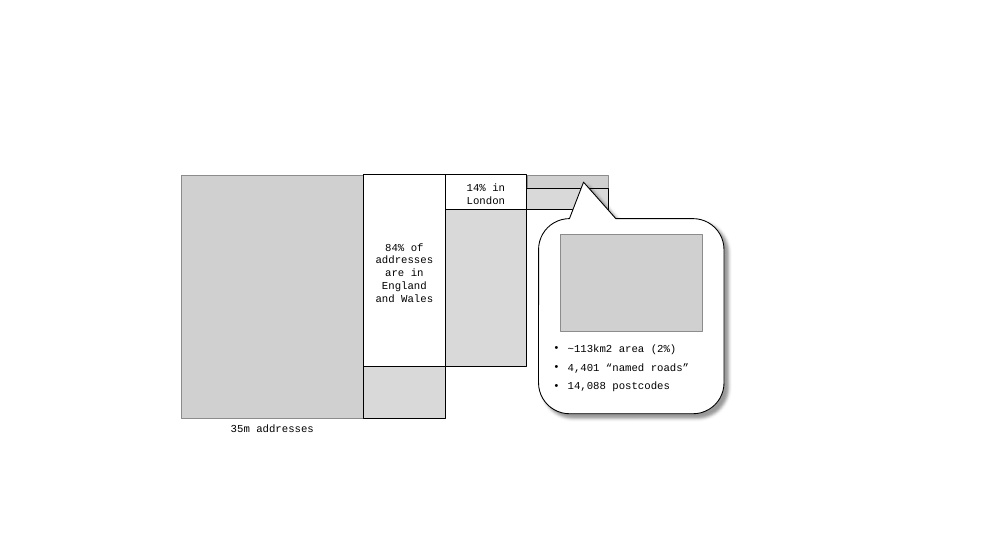
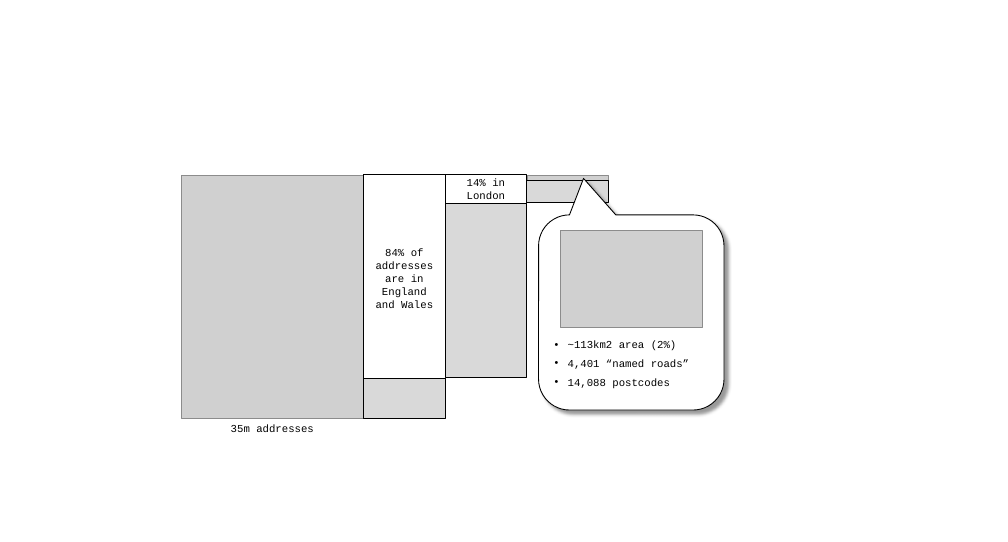
Before and after one commit to Digital-Contraptions-Imaginarium/OLAF-ICWE2016-paper, a slide deck: slide 1 of images_src/misc_powerpoint.pptx. Drawn at 1008x542 pixels with LibreOffice and Linux fonts; fonts in the diff are those of the drawing; grey boxes stand for pictures. Boxes give left, top, right and bottom in pixels: in the first picture for what was removed or moved away, otherwise in the second. Text is boxed around its words. In the diff, an @@ line names an element or a change of style, - is before the commit and + after.

```diff
--- a/images_src/misc_powerpoint.pptx
+++ b/images_src/misc_powerpoint.pptx
@@ rectangle "84% of addresses are in ...": place and size @@
-rectangle "84% of addresses are in ..." at (364, 175, 445, 367)
+rectangle "84% of addresses are in ..." at (364, 175, 445, 378)
@@ rectangle "14% in London": place and size @@
-rectangle "14% in London" at (445, 175, 527, 209)
+rectangle "14% in London" at (445, 175, 527, 203)
@@ picture: place and size @@
-picture at (527, 175, 608, 188)
+picture at (527, 175, 608, 181)
@@ rectangle: place and size @@
-rectangle at (445, 210, 527, 367)
+rectangle at (445, 204, 527, 378)
@@ rectangle: place and size @@
-rectangle at (527, 188, 609, 210)
+rectangle at (527, 180, 609, 203)
@@ rounded speech box "~113km2 area (2%)": place and size @@
-rounded speech box "~113km2 area (2%)" at (538, 219, 724, 414)
+rounded speech box "~113km2 area (2%)" at (538, 215, 724, 410)
@@ picture: place and size @@
-picture at (560, 234, 702, 332)
+picture at (560, 230, 702, 328)
@@ rectangle: place and size @@
-rectangle at (364, 367, 445, 419)
+rectangle at (364, 378, 445, 419)
```
Also in this commit, not shown: 1 other file.
